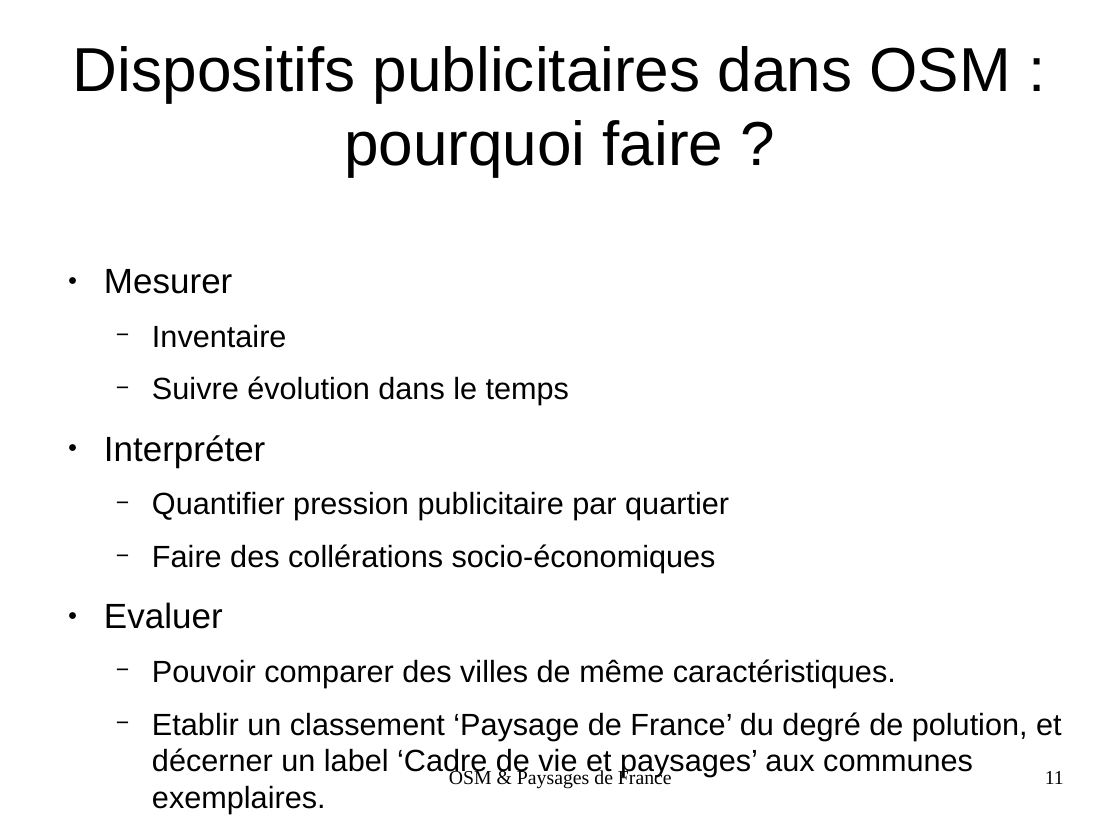
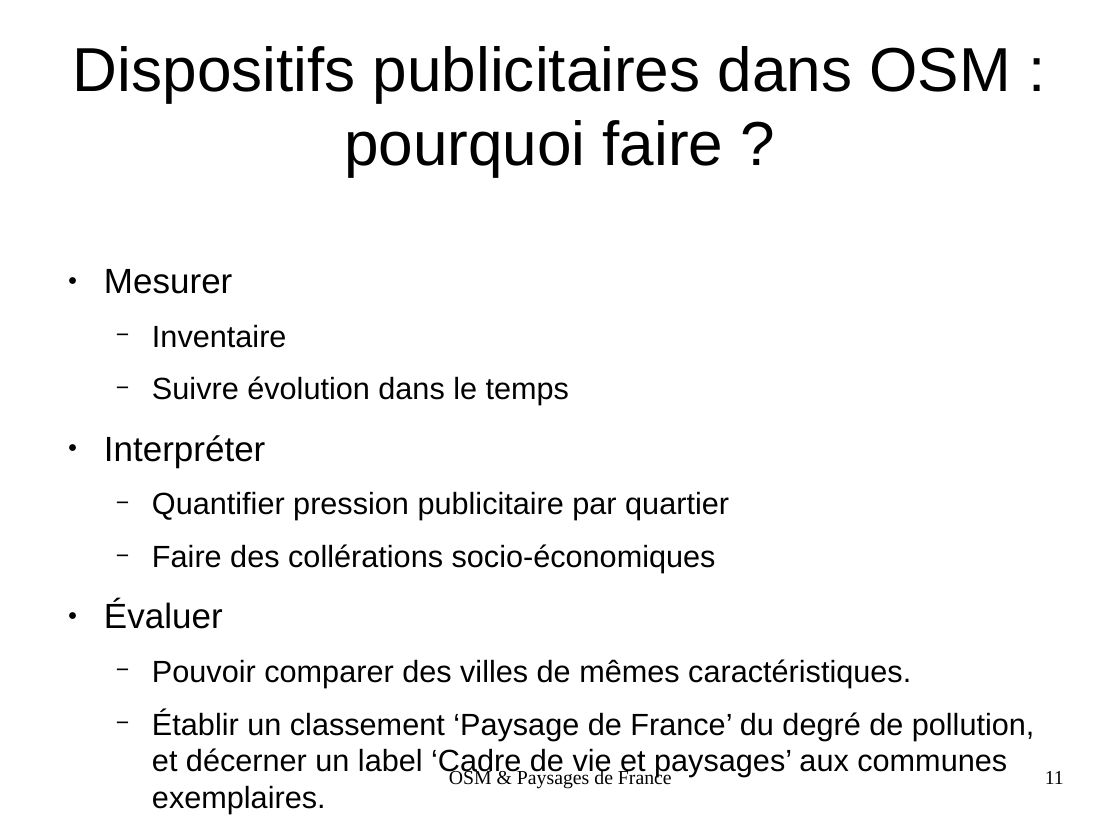
Before and after one commit to pdfext/pdfext.github.io, a slide deck: slide 11 of OSM/advertising/doc/OSM_PdF_EIVP.odp. Drawn at 1120x840 pixels with LibreOffice and Linux fonts; fonts in the diff are those of the drawing. Boxes give left, top, right and bottom in pixels: in the first picture for what was removed or moved away, otherwise in the second. Text is boxed around its words. In the diff, an @@ line names an element or a change of style, - is before the commit and + after.

Commit message:
v0.54 du 13 Nov

```diff
--- a/OSM/advertising/doc/OSM_PdF_EIVP.odp
+++ b/OSM/advertising/doc/OSM_PdF_EIVP.odp
@@ text at [104, 600, 1035, 814]: text changed @@
-● Evaluer
-  − Pouvoir comparer des villes de même caractéristiques.
-  − Etablir un classement ‘Paysage de France’ du degré de polution, et décerner un label ‘Cadre de vie et paysages’ aux communes exemplaires.
+● Évaluer
+  − Pouvoir comparer des villes de mêmes caractéristiques.
+  − Établir un classement ‘Paysage de France’ du degré de pollution, et décerner un label ‘Cadre de vie et paysages’ aux communes exemplaires.
```
Also in this commit, not shown: 1 other slide changed.
